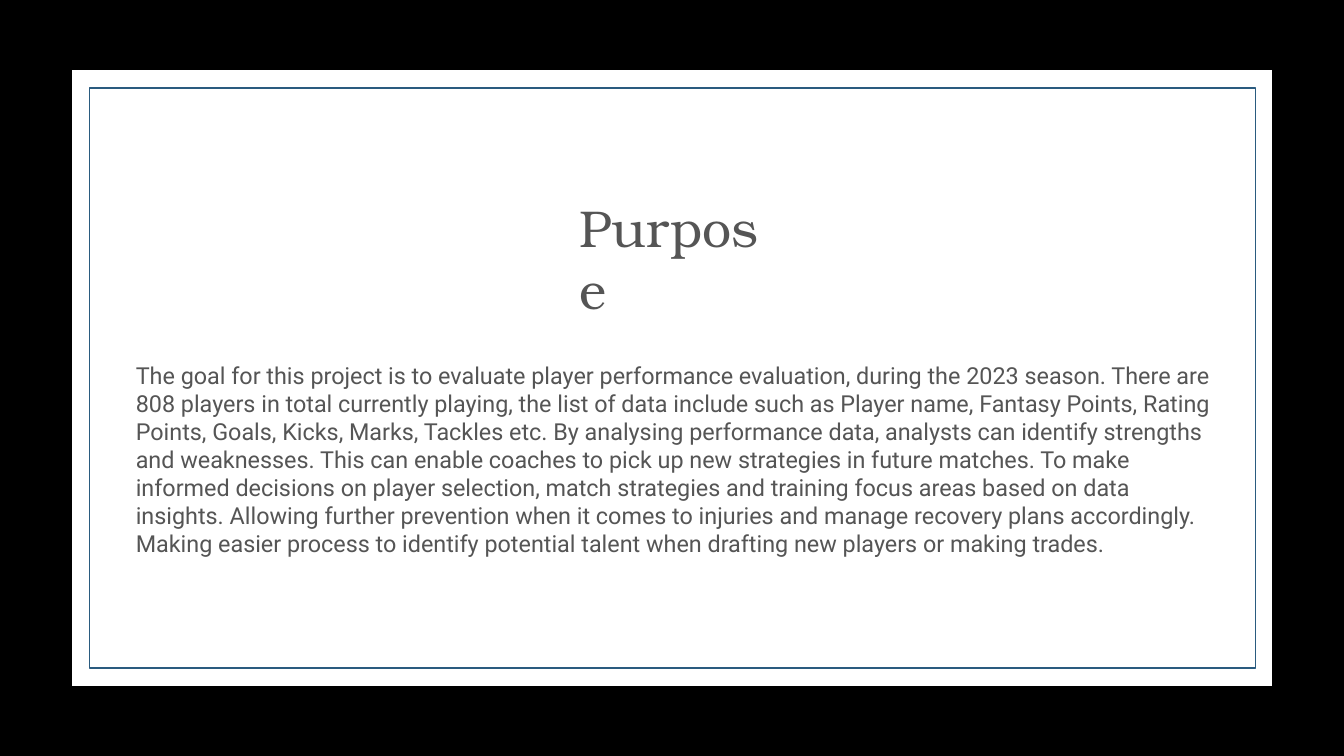
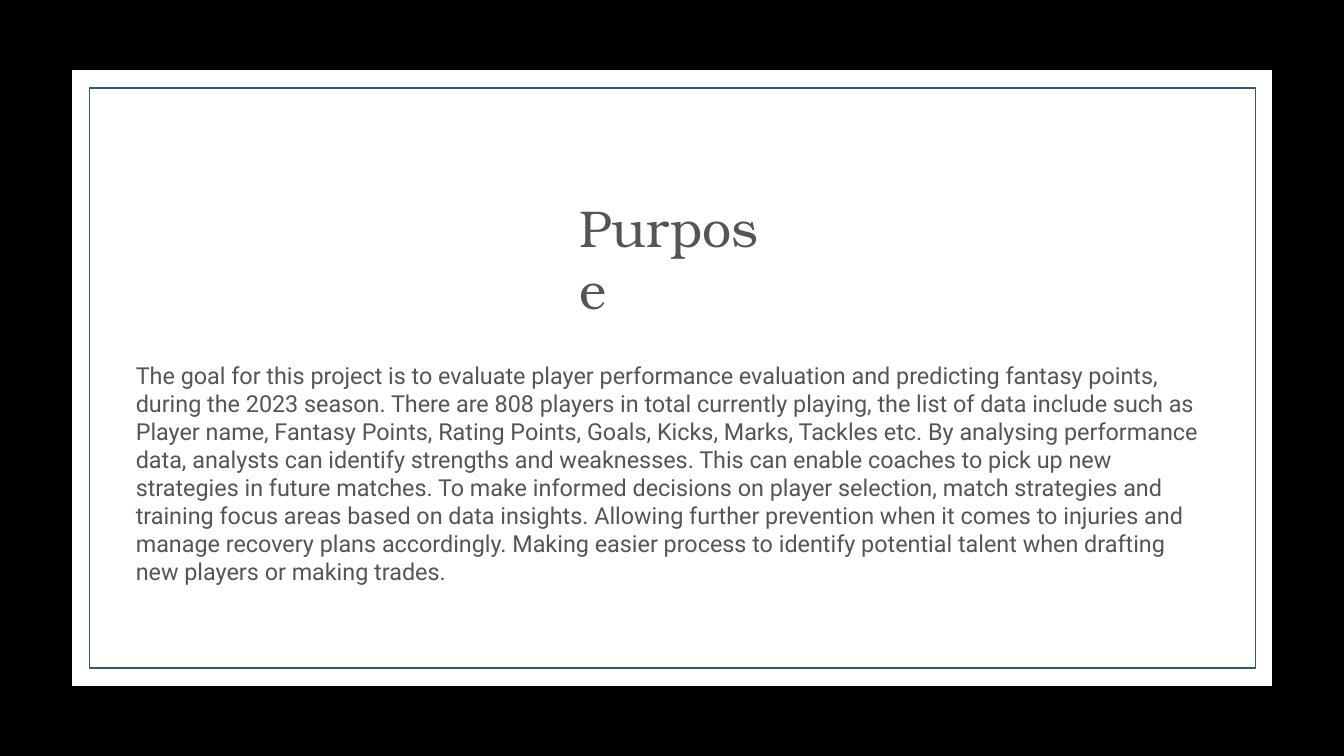
Before and after one commit to Mikele02171/Projects, a slide deck: slide 2 of Kaggle/AFL_Player_Performance_2023/AFL 2023 Player Performance 2.0.pptx. Drawn at 1344x756 pixels with LibreOffice and Linux fonts; fonts in the diff are those of the drawing; background and template pictures are left out. Boxes give left, top, right and bottom in pixels: in the first picture for what was removed or moved away, otherwise in the second. Text is boxed around its words. In the diff, an @@ line names an element or a change of style, - is before the commit and + after.

```diff
--- a/Kaggle/AFL_Player_Performance_2023/AFL 2023 Player Performance 2.0.pptx
+++ b/Kaggle/AFL_Player_Performance_2023/AFL 2023 Player Performance 2.0.pptx
@@ text at [136,366,1198,580]: text changed @@
-The goal for this project is to evaluate player performance evaluation, during the 2023 season. There are 808 players in total currently playing, the list of data include such as Player name, Fantasy Points, Rating Points, Goals, Kicks, Marks, Tackles etc. By analysing performance data, analysts can identify strengths and weaknesses. This can enable coaches to pick up new strategies in future matches. To make informed decisions on player selection, match strategies and training focus areas based on data insights. Allowing further prevention when it comes to injuries and manage recovery plans accordingly. Making easier process to identify potential talent when drafting new players or making trades.
+The goal for this project is to evaluate player performance evaluation and predicting fantasy points, during the 2023 season. There are 808 players in total currently playing, the list of data include such as Player name, Fantasy Points, Rating Points, Goals, Kicks, Marks, Tackles etc. By analysing performance data, analysts can identify strengths and weaknesses. This can enable coaches to pick up new strategies in future matches. To make informed decisions on player selection, match strategies and training focus areas based on data insights. Allowing further prevention when it comes to injuries and manage recovery plans accordingly. Making easier process to identify potential talent when drafting new players or making trades.
```
Also in this commit, not shown: 1 slide added, 1 other file.
